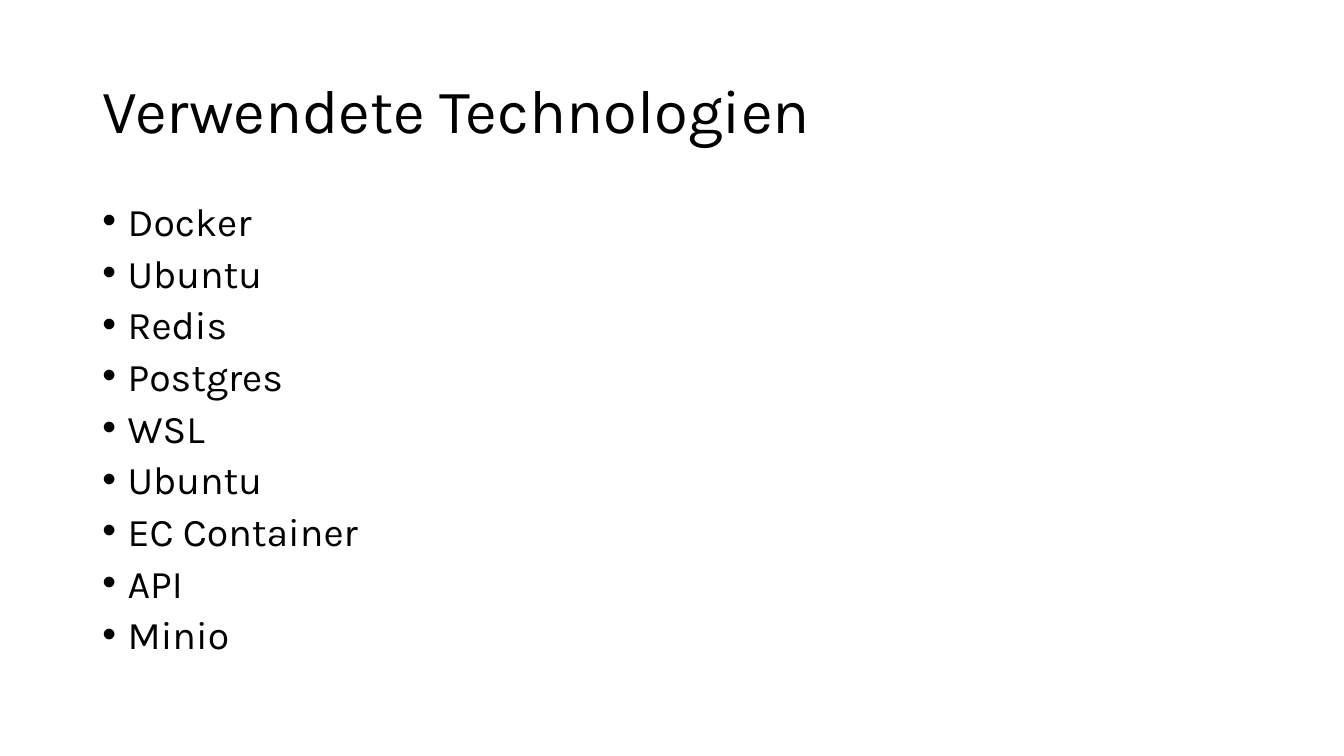
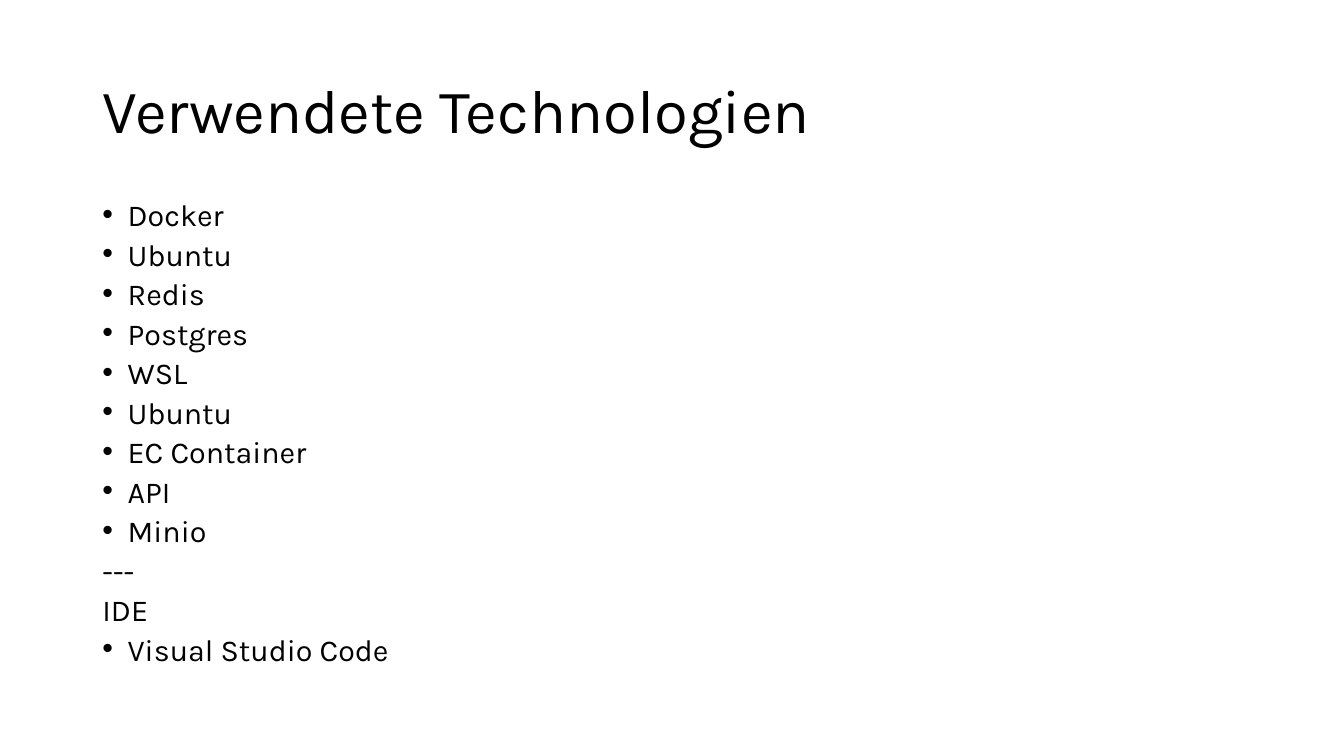
Before and after one commit to anneri51/fl-chennutzungstool, a slide deck: slide 4 of Flächennutzungstool.pptx (slide 3 before the commit). Drawn at 1344x756 pixels with LibreOffice and Linux fonts; fonts in the diff are those of the drawing. Boxes give left, top, right and bottom in pixels: in the first picture for what was removed or moved away, otherwise in the second. Text is boxed around its words. In the diff, an @@ line names an element or a change of style, - is before the commit and + after.

```diff
--- a/Flächennutzungstool.pptx
+++ b/Flächennutzungstool.pptx
@@ text at (128,205,307,543): size 28 to 21.7 pt in "Docker", "Ubuntu", "Redis", "Postgres" and 5 more places; line spacing 0.8 to 0.7 @@
@@ text at (102,602,389,662): paragraphs added @@
+---
+IDE
+• Visual Studio Code
```
Also in this commit, not shown: 1 slide added.
